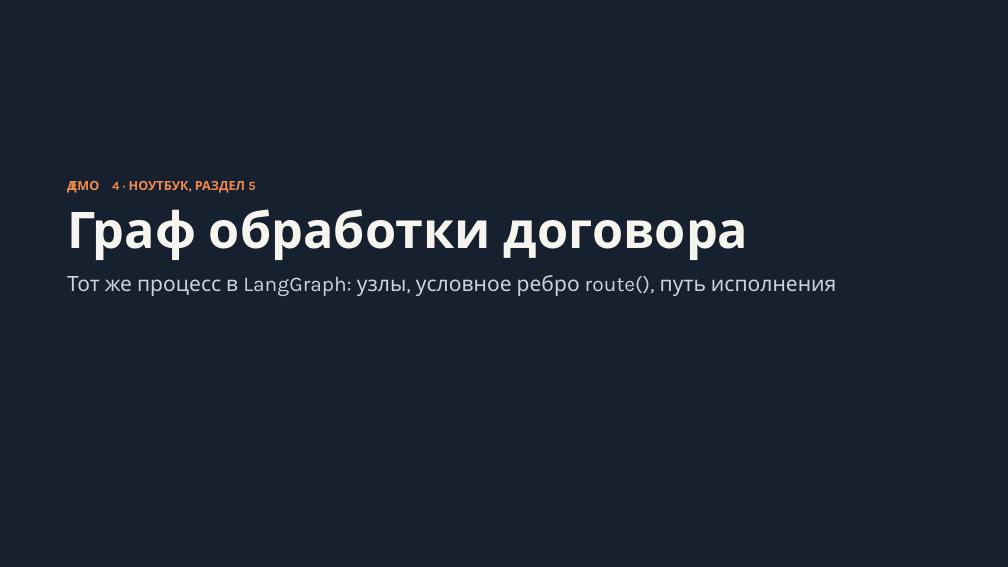
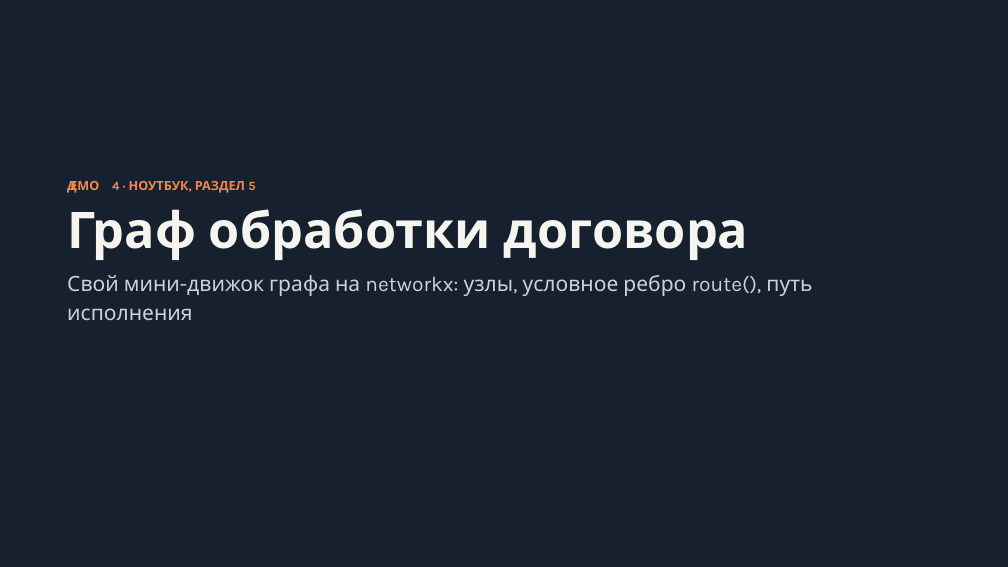
Before and after one commit to chernyatiev/llm_apps_course, a slide deck: slide 18 of lesson_4/Управление потоком исполнения LLM приложения.pptx. Drawn at 1008x567 pixels with LibreOffice and Linux fonts; fonts in the diff are those of the drawing. Boxes give left, top, right and bottom in pixels: in the first picture for what was removed or moved away, otherwise in the second. Text is boxed around its words. In the diff, an @@ line names an element or a change of style, - is before the commit and + after.

```diff
--- a/lesson_4/Управление потоком исполнения LLM приложения.pptx
+++ b/lesson_4/Управление потоком исполнения LLM приложения.pptx
@@ text at (67,275,812,320): text changed @@
-Тот же процесс в LangGraph: узлы, условное ребро route(), путь исполнения
+Свой мини-движок графа на networkx: узлы, условное ребро route(), путь исполнения
```
Also in this commit, not shown: 3 other slides changed, 3 other files.
